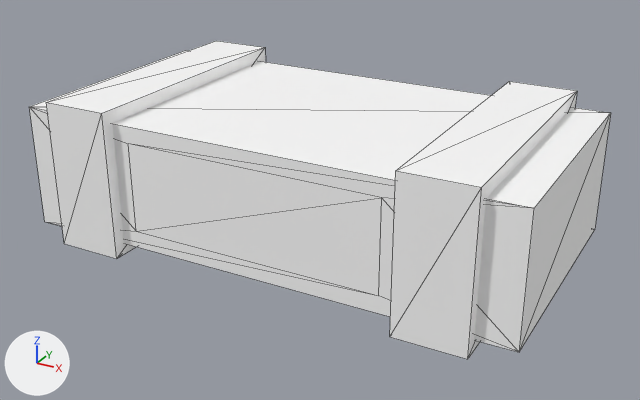
One commit to the glTF model assets/synty/simple_fantasy/models/SF_Prop_Crate_02.glb: the scene before it, then after it.
Before and after are seen from a 50 mm camera at (0.0157, -0.0283, 0.0157) aimed at (0.0003, -0.0004, 0.0018). Every picture has the same lights, and +X, +Y and +Z are marked at lower left. Mesh edges are drawn as thin lines.

Objects in the first picture: 'SF_Prop_Crate_02'.
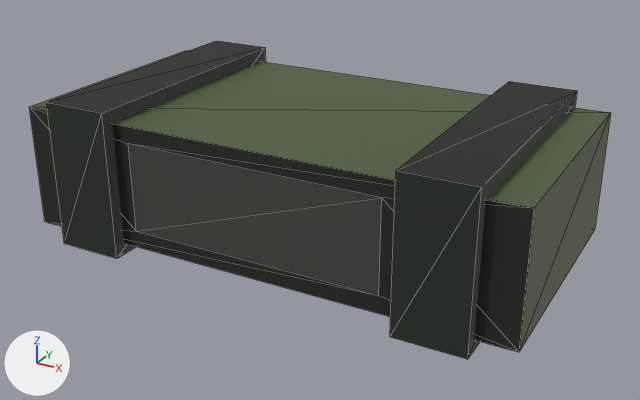
What differs and where, as boxes [x1, y1, x2, y2] in the pictures (640 x 400 px):
'SF_Prop_Crate_02', surface changed (white to black): [29, 41, 611, 359] in both

Diff of the bpy script that builds the scene:
```diff
--- a/assets/synty/simple_fantasy/models/SF_Prop_Crate_02.glb.py
+++ b/assets/synty/simple_fantasy/models/SF_Prop_Crate_02.glb.py
@@ img_undead_footman_01 @@
+img_undead_footman_01 = load_image('Undead_Footman_01', '_unpacked/Undead_Footman_01', 512, 512, 'sRGB')
@@ mat_lambert1 @@
 mat_lambert1 = principled_material('lambert1')
-mat_lambert1.base_color = (1.0, 1.0, 1.0)  # white #ffffff
+mat_lambert1.texture = img_undead_footman_01
 mat_lambert1.roughness = 0.553
```
